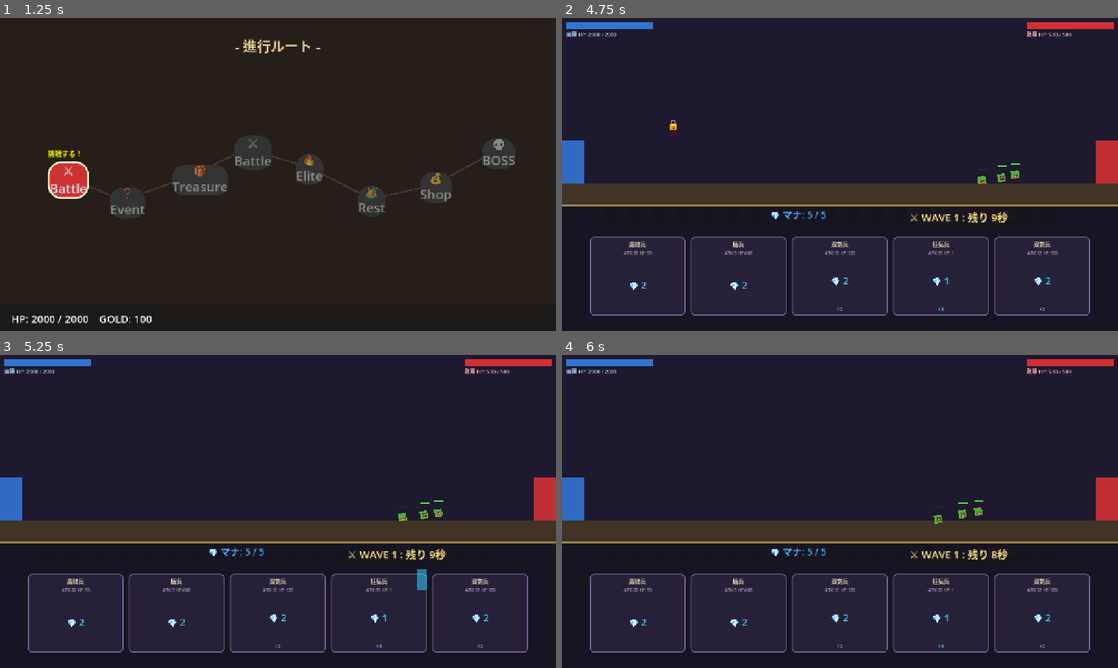
Above: before the commit, frames 1-4 (two rows, left to right).
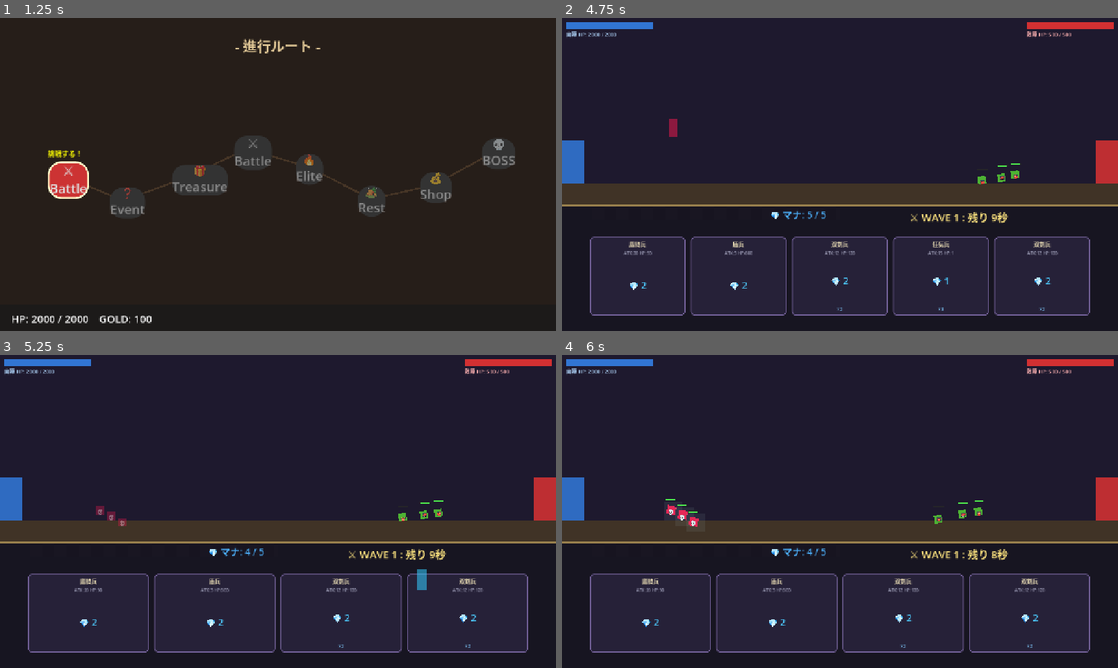
Above: after the commit, the same moments.

Repository: kumasan007/epic-line
Game: Godot game, scene res://Scenes/TitleScreen.tscn
The game is run twice, just before and just after one commit, with the same random seed, the same clock (stepped at 60 frames per second) and the same inputs.
Inputs (mouse positions are in pixels of both pictures, inside the frame that each line leads up to):
- Up to frame 1 (1.25 s): click "ゲーム開始" at 0.5 s
- Up to frame 2 (4.75 s): click "⚔️ Battle" at 1.25 s; tap Enter at 2 s; drag from (639, 274) to (895, 105) at 2.02 s; tap Space at 2.75 s; drag from (739, 274) to (812, 237) at 2.77 s; move the mouse to (840, 274) at 3.52 s; click (840, 274) at 3.67 s; drag from (940, 274) to (673, 127) at 4.27 s
- Up to frame 3 (5.25 s): drag from (478, 611) to (305, 511) at 5.02 s
- Up to frame 4 (6 s): drag from (673, 464) to (756, 433) at 5.77 s

Frame 1 is identical in both runs. In frame 2, less than 0.1% of the frame differs, in the area x 19-21%, y 32-38%; in frame 3, 2.0%; in frame 4, 2.1%, in the area x 11-90%, y 46-96%.

Commit message:
feat: Add BattleField and UILayer scripts.

Diff:
--- a/Scripts/BattleField.gd
+++ b/Scripts/BattleField.gd
@@ -32,8 +32,8 @@
 var battle_ended: bool = false
 var earned_gold: int = 0
 
-# 初期は配置可能範囲を戦場のほぼ全体に設定
-var player_deploy_limit_x: float = 1150.0
+# 配置可能範囲をマップの半分に設定（1280幅なので640を中心とする）
+var player_deploy_limit_x: float = 640.0
 # 配置可能ゾーンのビジュアル
 var deploy_zone_node: Node2D = null
 
--- a/Scripts/UILayer.gd
+++ b/Scripts/UILayer.gd
@@ -21,8 +21,8 @@
 # === ドラッグ＆ドロップ状態 ===
 var dragging_slot_index: int = -1
 var dragging_ghost: ColorRect = null
-# 配置可能X上限（城砦占領で広がる。初期は自陣付近のみ）
-var player_deploy_limit_x: float = 200.0
+# 配置可能X上限（マップの半分）
+var player_deploy_limit_x: float = 640.0
 # 無効ゾーンのフィードバック用（ゴーストに重ねるロックアイコン）
 var drag_invalid_label: Label = null
 
@@ -157,7 +157,7 @@
 func _is_valid_drop_zone(x: float, y: float, card: CardData) -> bool:
 	if y >= 420.0:
 		return false
-	# player_deploy_limit_xは城砦占領で動的に拡大する
+	# 動的な拡大は廃止され、初期値(マップ半分=640)で固定
 	var midpoint: float = player_deploy_limit_x
 	match card.place_zone:
 		CardData.PlaceZone.ALLY_SIDE:
